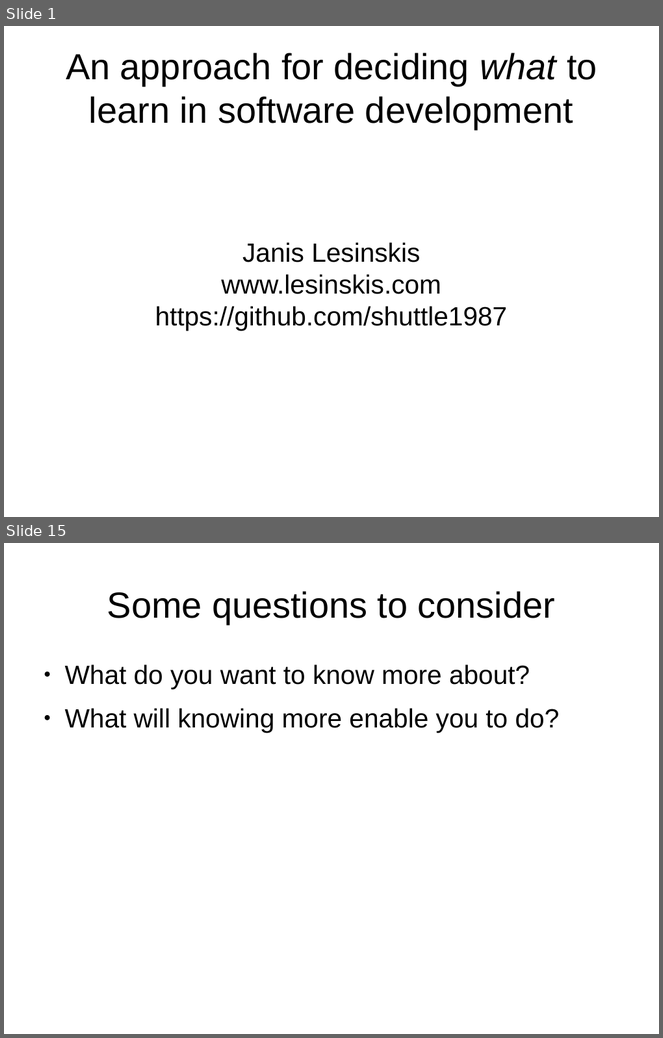
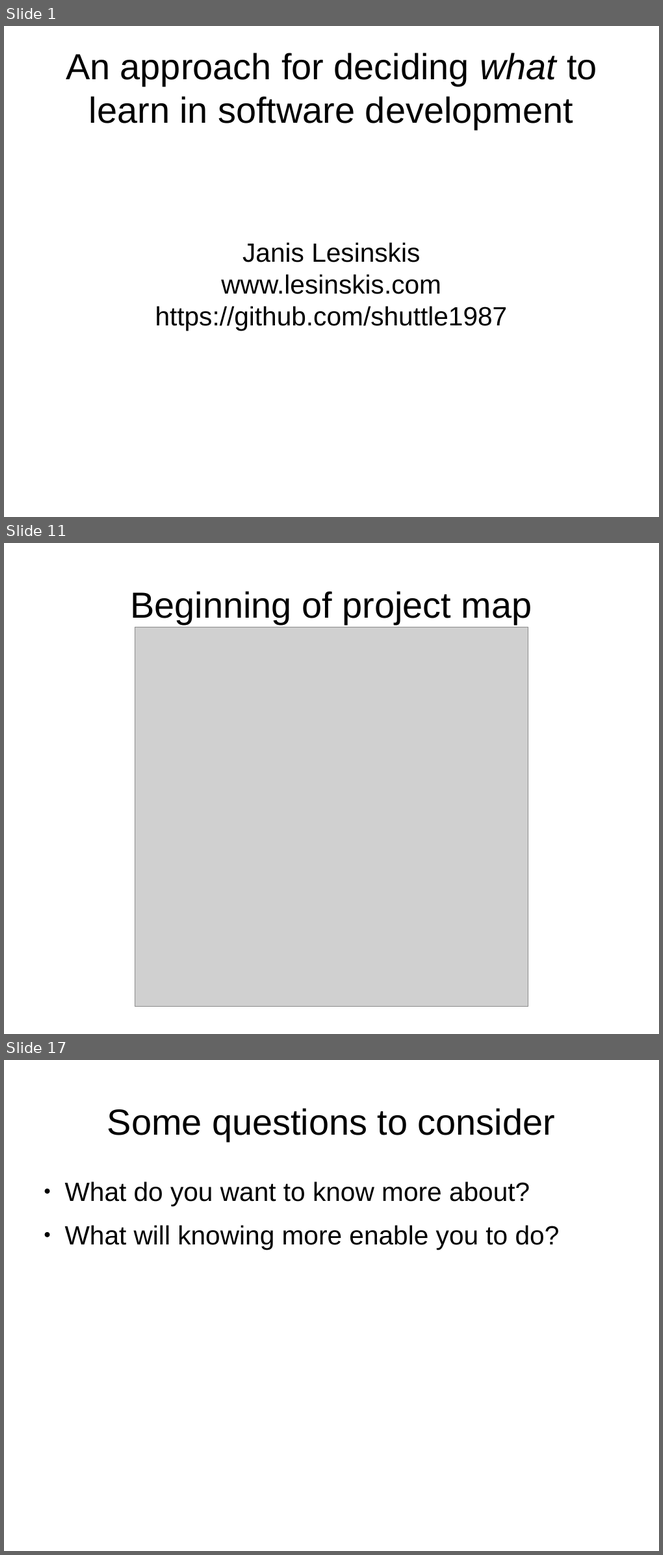
Before and after one commit to shuttle1987/CompCon2016, a slide deck: Slides.odp. Shown one above the other, each under a label of ours: slides 1 and 15 before the commit, slides 1, 11 and 17 after it; the slides between them are not shown. The pictures are 663x1038 and 663x1555 pixels, drawn with LibreOffice and Linux fonts; fonts in the diff are those of the drawing; grey boxes stand for pictures. Boxes give left, top, right and bottom in pixels: in the first picture for what was removed or moved away, otherwise in the second. Text is boxed around its words. In the diff, an @@ line names an element or a change of style, - is before the commit and + after.

```diff
--- a/Slides.odp
+++ b/Slides.odp
@@ slide 11 added at bbox=[4, 543, 659, 1034], background #FFFFFF @@
@@ title added at bbox=[131, 591, 532, 624], 44 pt, text #000000 @@
+Beginning of project map
@@ picture added at bbox=[135, 627, 529, 1006] @@
@@ what was slide 15 is now slide 17 @@
```
Also in this commit, not shown: 5 slides changed, 7 other slides added, 6 slides removed.
